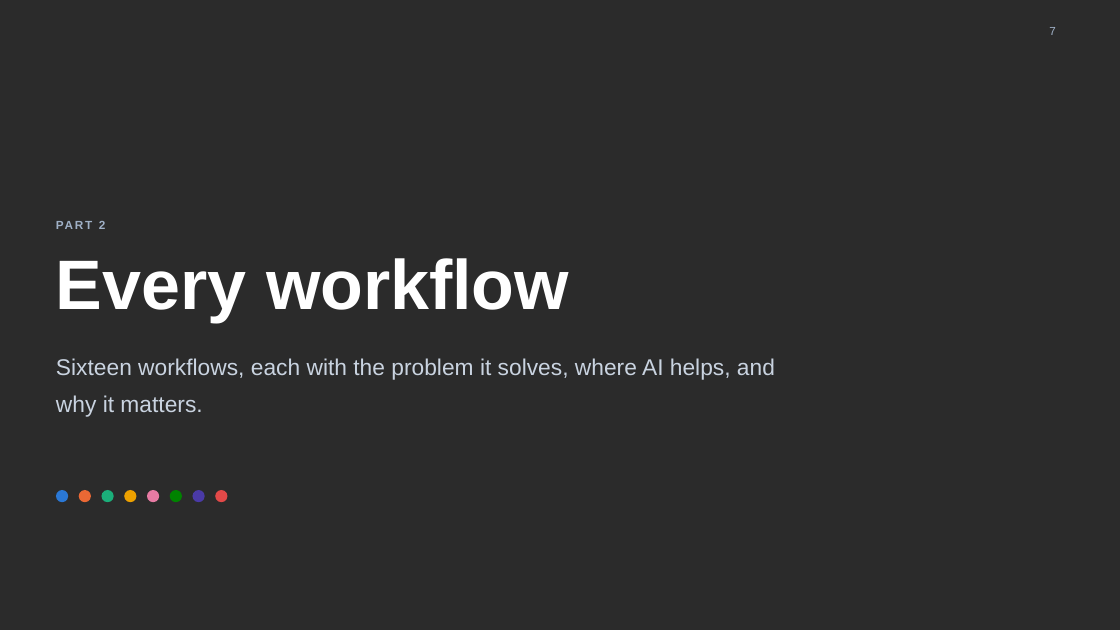
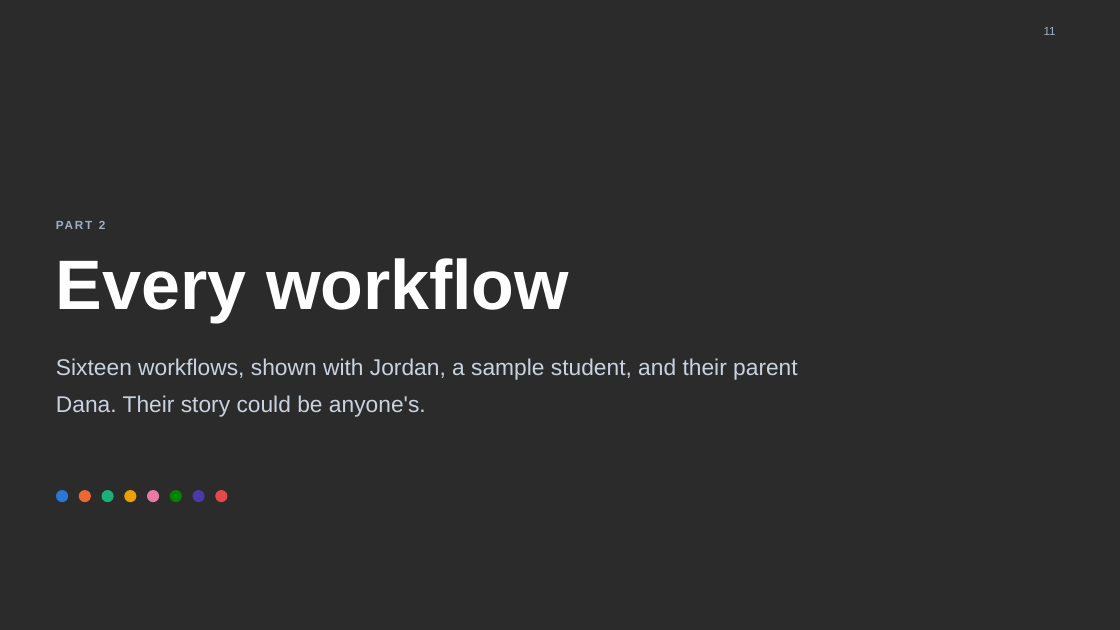
Before and after one commit to reykoaparicio/scholarcrew, a slide deck: slide 11 of presentation/ScholarCrew.pptx (slide 7 before the commit). Drawn at 1120x630 pixels with LibreOffice and Linux fonts; fonts in the diff are those of the drawing; background and template pictures are left out; a plain dark background stands for a picture behind light text. Boxes give left, top, right and bottom in pixels: in the first picture for what was removed or moved away, otherwise in the second. Text is boxed around its words. In the diff, an @@ line names an element or a change of style, - is before the commit and + after.

```diff
--- a/presentation/ScholarCrew.pptx
+++ b/presentation/ScholarCrew.pptx
@@ page number at [1044, 27, 1056, 35]: text changed @@
-7
+11
@@ text at [56, 358, 798, 417]: text changed @@
-Sixteen workflows, each with the problem it solves, where AI helps, and why it matters.
+Sixteen workflows, shown with Jordan, a sample student, and their parent Dana. Their story could be anyone's.
```
Also in this commit, not shown: 13 other slides changed, 5 slides added, 4 other files.
